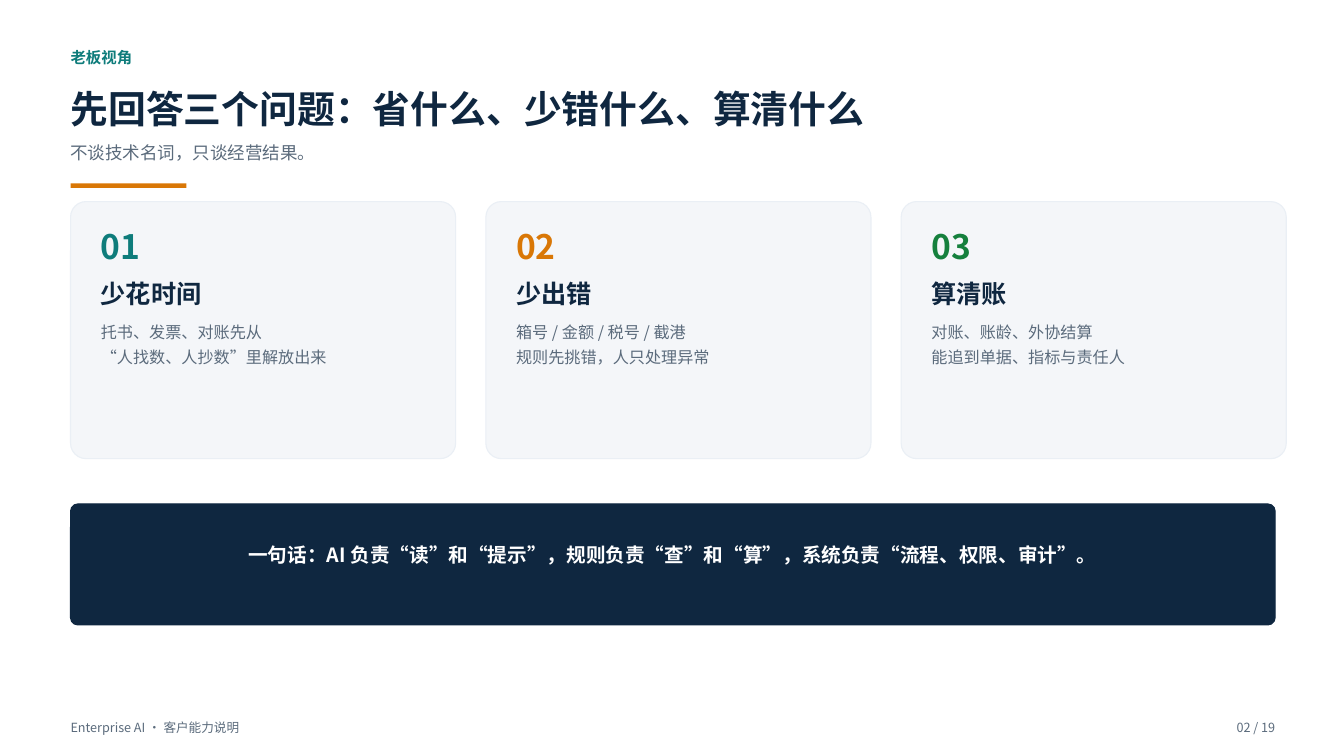
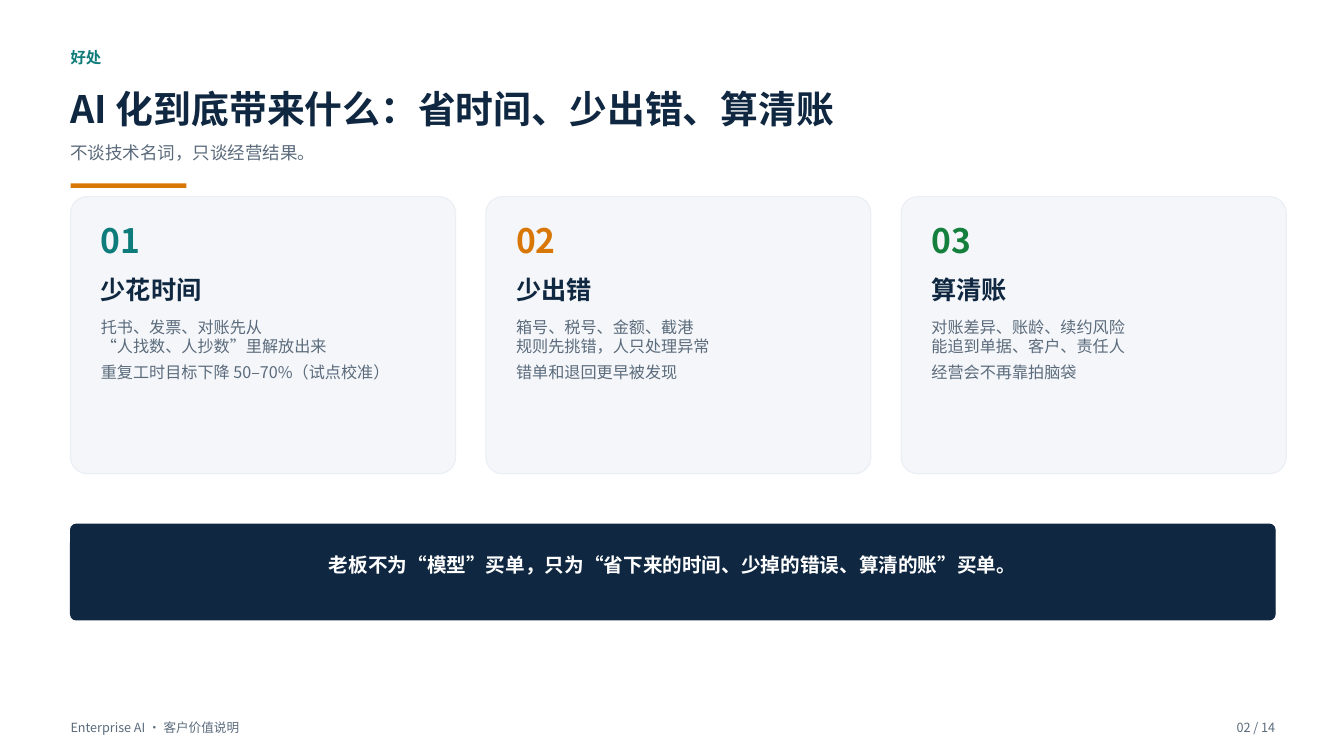
Before and after one commit to roma007/Enterprise-AI, a slide deck: slide 2 of 会客包/reports/客户老板版_系统能力介绍_2026-11-05.pptx. Drawn at 1344x756 pixels with LibreOffice and Linux fonts; fonts in the diff are those of the drawing. Boxes give left, top, right and bottom in pixels: in the first picture for what was removed or moved away, otherwise in the second. Text is boxed around its words. In the diff, an @@ line names an element or a change of style, - is before the commit and + after.

Commit message:
docs: 重做客户老板版 PPT，聚焦价值与落地

```diff
--- a/会客包/reports/客户老板版_系统能力介绍_2026-11-05.pptx
+++ b/会客包/reports/客户老板版_系统能力介绍_2026-11-05.pptx
@@ text at [71, 50, 102, 65]: text changed @@
-老板视角
+好处
@@ text at [71, 90, 834, 127]: text changed @@
-先回答三个问题：省什么、少错什么、算清什么
+AI 化到底带来什么：省时间、少出错、算清账
@@ rounded rectangle: place and size @@
-rounded rectangle at [71, 202, 456, 459]
+rounded rectangle at [71, 197, 456, 474]
@@ rounded rectangle: place and size @@
-rounded rectangle at [486, 202, 871, 459]
+rounded rectangle at [486, 197, 871, 474]
@@ rounded rectangle: place and size @@
-rounded rectangle at [901, 202, 1287, 459]
+rounded rectangle at [901, 197, 1287, 474]
@@ 6 texts: place and size @@
-6 texts at [101, 233, 1007, 306]
+6 texts at [101, 227, 1007, 302]
@@ text at [101, 319, 389, 380]: text changed @@
-托书、发票、对账先从
-“人找数、人抄数”里解放出来
+托书、发票、对账先从
+“人找数、人抄数”里解放出来
+重复工时目标下降 50–70%（试点校准）
@@ text at [516, 319, 709, 380]: text changed @@
-箱号 / 金额 / 税号 / 截港
-规则先挑错，人只处理异常
+箱号、税号、金额、截港
+规则先挑错，人只处理异常
+错单和退回更早被发现
@@ text at [931, 319, 1124, 380]: text changed @@
-对账、账龄、外协结算
-能追到单据、指标与责任人
+对账差异、账龄、续约风险
+能追到单据、客户、责任人
+经营会不再靠拍脑袋
@@ rounded rectangle: place and size @@
-rounded rectangle at [71, 504, 1275, 625]
+rounded rectangle at [71, 524, 1275, 620]
@@ text at [329, 555, 1016, 575]: text changed @@
-一句话：AI 负责“读”和“提示”，规则负责“查”和“算”，系统负责“流程、权限、审计”。
+老板不为“模型”买单，只为“省下来的时间、少掉的错误、算清的账”买单。
@@ text at [71, 721, 240, 735]: text changed @@
-Enterprise AI · 客户能力说明
+Enterprise AI · 客户价值说明
@@ text at [1237, 722, 1275, 732]: text changed @@
-02 / 19
+02 / 14
```
Also in this commit, not shown: 11 other slides changed, 2 slides added, 7 slides removed, 2 other files.
